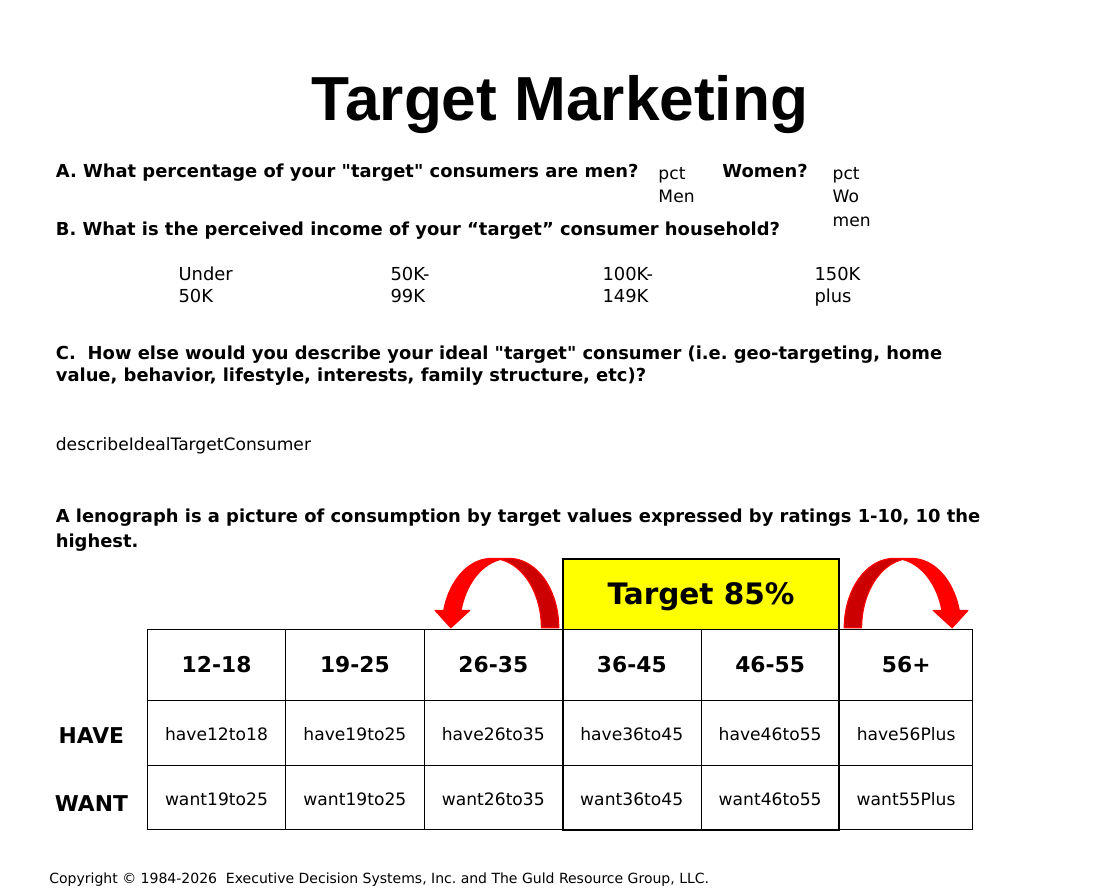
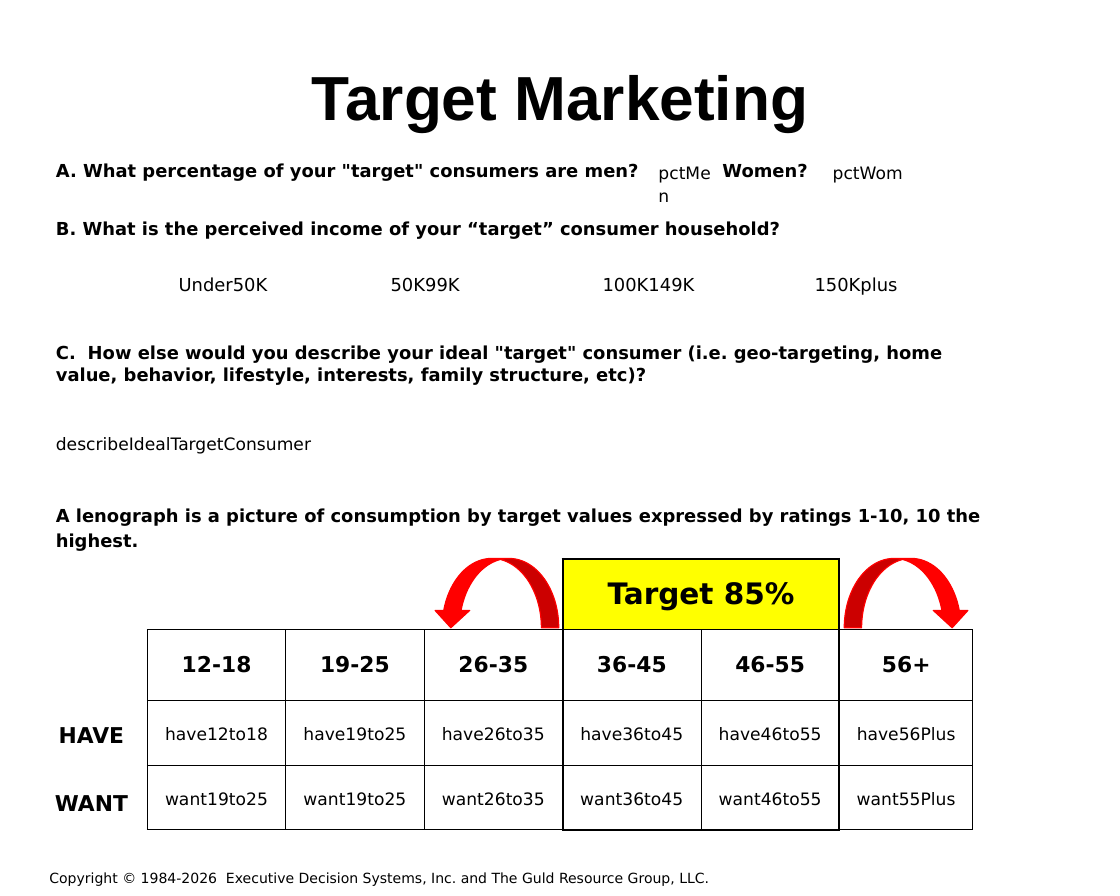
Before and after one commit to hintonandrew510/wizardfrontend, a slide deck: slide 7 of mavenprojectSCR/src/main/resources/powerpointtemplate/tv.pptx. Drawn at 1120x896 pixels with LibreOffice and Linux fonts; fonts in the diff are those of the drawing; background and template pictures are left out. Boxes give left, top, right and bottom in pixels: in the first picture for what was removed or moved away, otherwise in the second. Text is boxed around its words. In the diff, an @@ line names an element or a change of style, - is before the commit and + after.

```diff
--- a/mavenprojectSCR/src/main/resources/powerpointtemplate/tv.pptx
+++ b/mavenprojectSCR/src/main/resources/powerpointtemplate/tv.pptx
@@ text "pctMen" rewrapped from bbox=[647, 148, 711, 193] to bbox=[647, 148, 732, 193] @@
@@ text at bbox=[833, 166, 903, 183]: text changed @@
-pctWomen
+pctWom
@@ text at bbox=[179, 277, 268, 292]: spaces changed @@
-Under 50K
+Under50K
@@ text at bbox=[391, 277, 460, 292]: text changed @@
-50K-
-99K
+50K99K
@@ text at bbox=[603, 277, 695, 292]: text changed @@
-100K-
-149K
+100K149K
@@ text at bbox=[815, 277, 898, 295]: spaces changed @@
-150K plus
+150Kplus
```
Also in this commit, not shown: 3 other slides changed, 1 other file.
